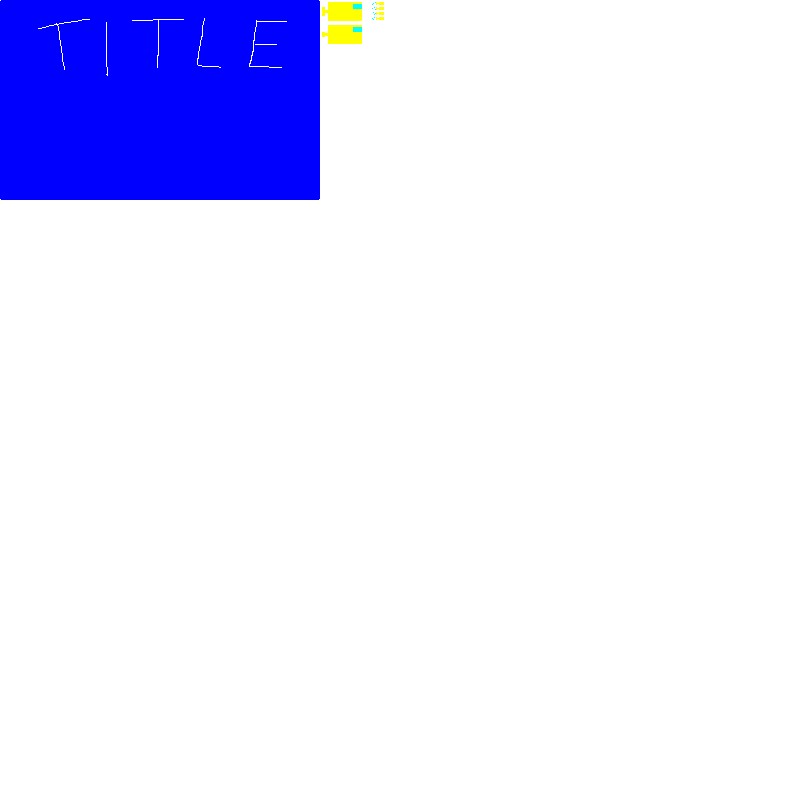
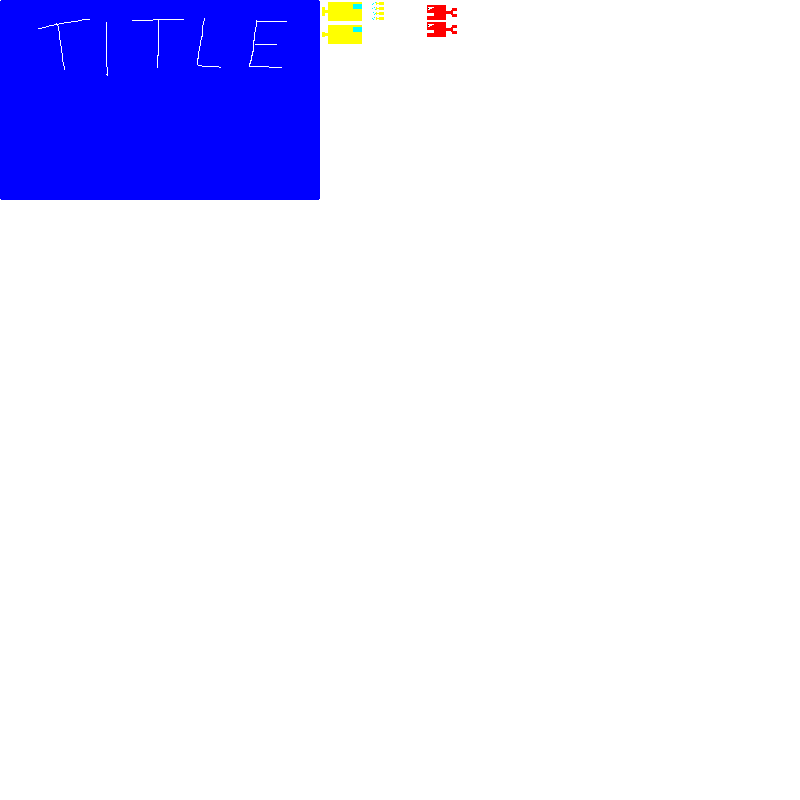
Revision of a layered 800px x 800px image; what changed, layer by layer:
painted on "art" over (427, 5, 457, 37)
